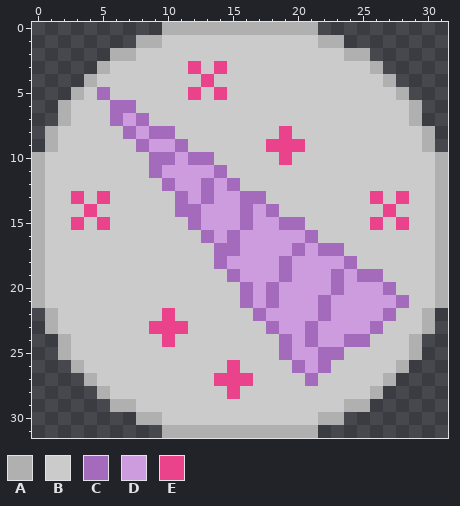
Pixel-art sprite, stored at archive/icons/32x32-pony-races/unicorn.png. The picture above was drawn from the file before the commit.
The file is 32x32 pixels.
Palette (. is transparent): A #b0b0b0  B #cbcbcb  C #a46bbd  D #cc9cdf  E #ea428b
Pixels before, first column x 0:
 0 ..........AAAAAAAAAAAA..........
 1 ........AABBBBBBBBBBBBAA........
 2 ......AABBBBBBBBBBBBBBBBAA......
 3 .....ABBBBBBEBEBBBBBBBBBBBA.....
 4 ....ABBBBBBBBEBBBBBBBBBBBBBA....
 5 ...ABCBBBBBBEBEBBBBBBBBBBBBBA...
 6 ..ABBBCCBBBBBBBBBBBBBBBBBBBBBA..
 7 ..ABBBCDCBBBBBBBBBBBBBBBBBBBBA..
 8 .ABBBBBCDCCBBBBBBBBEBBBBBBBBBBA.
 9 .ABBBBBBCDDCBBBBBBEEEBBBBBBBBBA.
10 ABBBBBBBBCCDCCBBBBBEBBBBBBBBBBBA
11 ABBBBBBBBCDDDDCBBBBBBBBBBBBBBBBA
12 ABBBBBBBBBCDDCDCBBBBBBBBBBBBBBBA
13 ABBEBEBBBBBCDCDDCCBBBBBBBBEBEBBA
14 ABBBEBBBBBBCCDDDCDCBBBBBBBBEBBBA
15 ABBEBEBBBBBBCDDDCDDCCBBBBBEBEBBA
16 ABBBBBBBBBBBBCDCDDDDDCBBBBBBBBBA
17 ABBBBBBBBBBBBBCCDDDDCDCCBBBBBBBA
18 ABBBBBBBBBBBBBCDDDDCDDDDCBBBBBBA
19 ABBBBBBBBBBBBBBCDDDCDDDCDCCBBBBA
20 ABBBBBBBBBBBBBBBCDCDDDDCDDDCBBBA
21 ABBBBBBBBBBBBBBBCDCDDDCDDDDDCBBA
22 .ABBBBBBBBEBBBBBBCDDDDCDDDDCBBA.
23 .ABBBBBBBEEEBBBBBBCDDCDDDDCBBBA.
24 ..ABBBBBBBEBBBBBBBBCDCDDCCBBBA..
25 ..ABBBBBBBBBBBBBBBBCDDCCBBBBBA..
26 ...ABBBBBBBBBBBEBBBBCDCBBBBBA...
27 ....ABBBBBBBBBEEEBBBBCBBBBBA....
28 .....ABBBBBBBBBEBBBBBBBBBBA.....
29 ......AABBBBBBBBBBBBBBBBAA......
30 ........AABBBBBBBBBBBBAA........
31 ..........AAAAAAAAAAAA..........
The same view after the edit:
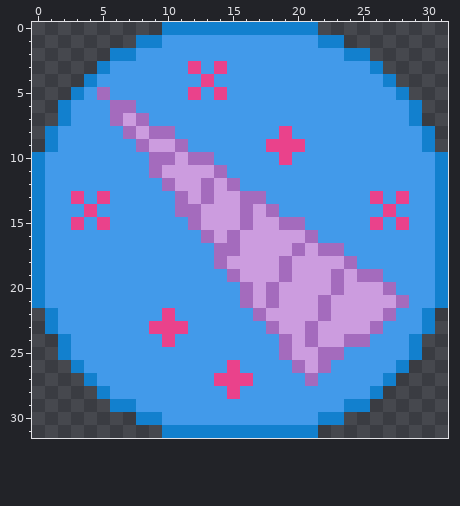
Changes in this commit:
{"colour":"A","old":"#b0b0b0","new":"#1280ce"}
{"colour":"B","old":"#cbcbcb","new":"#429aea"}
